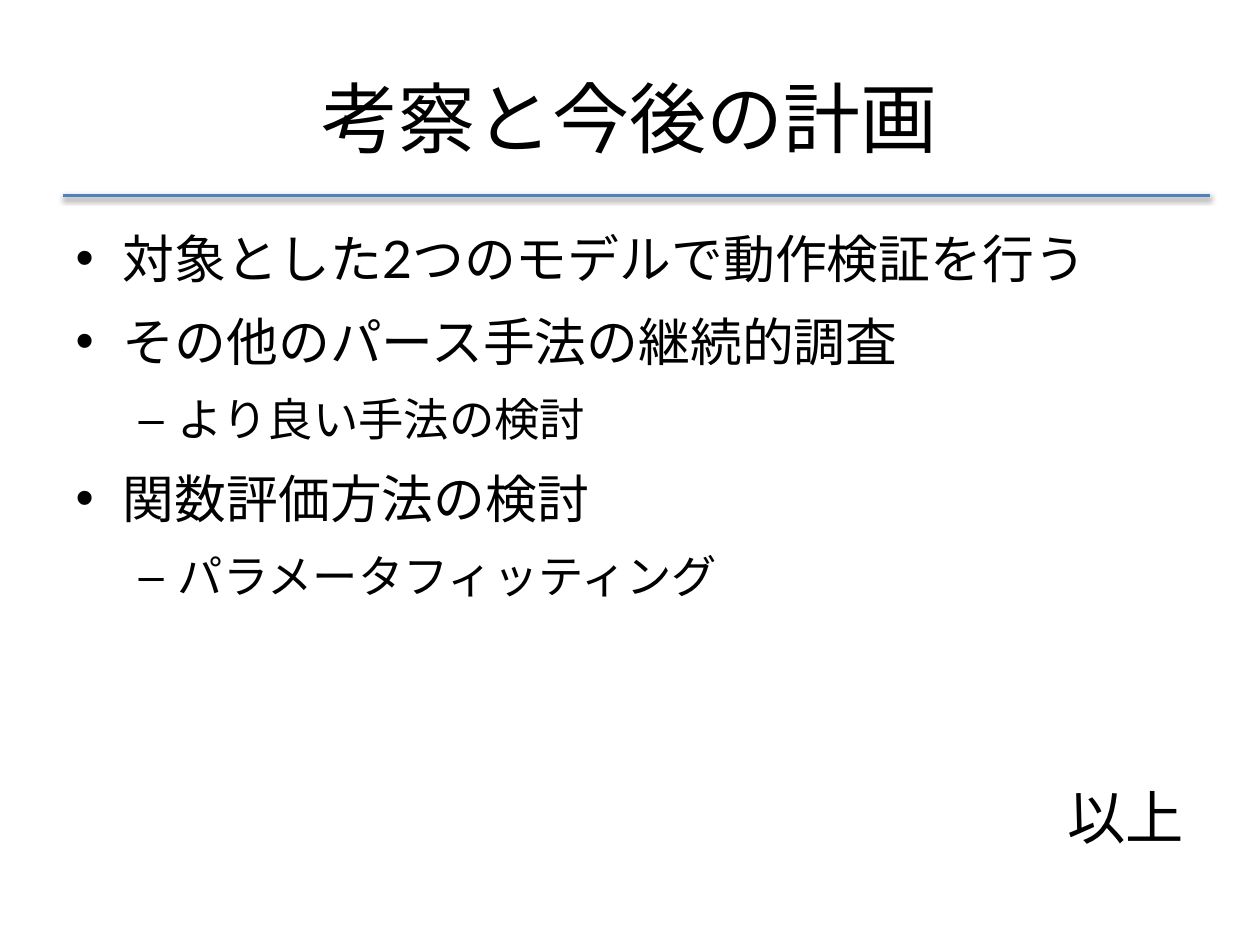
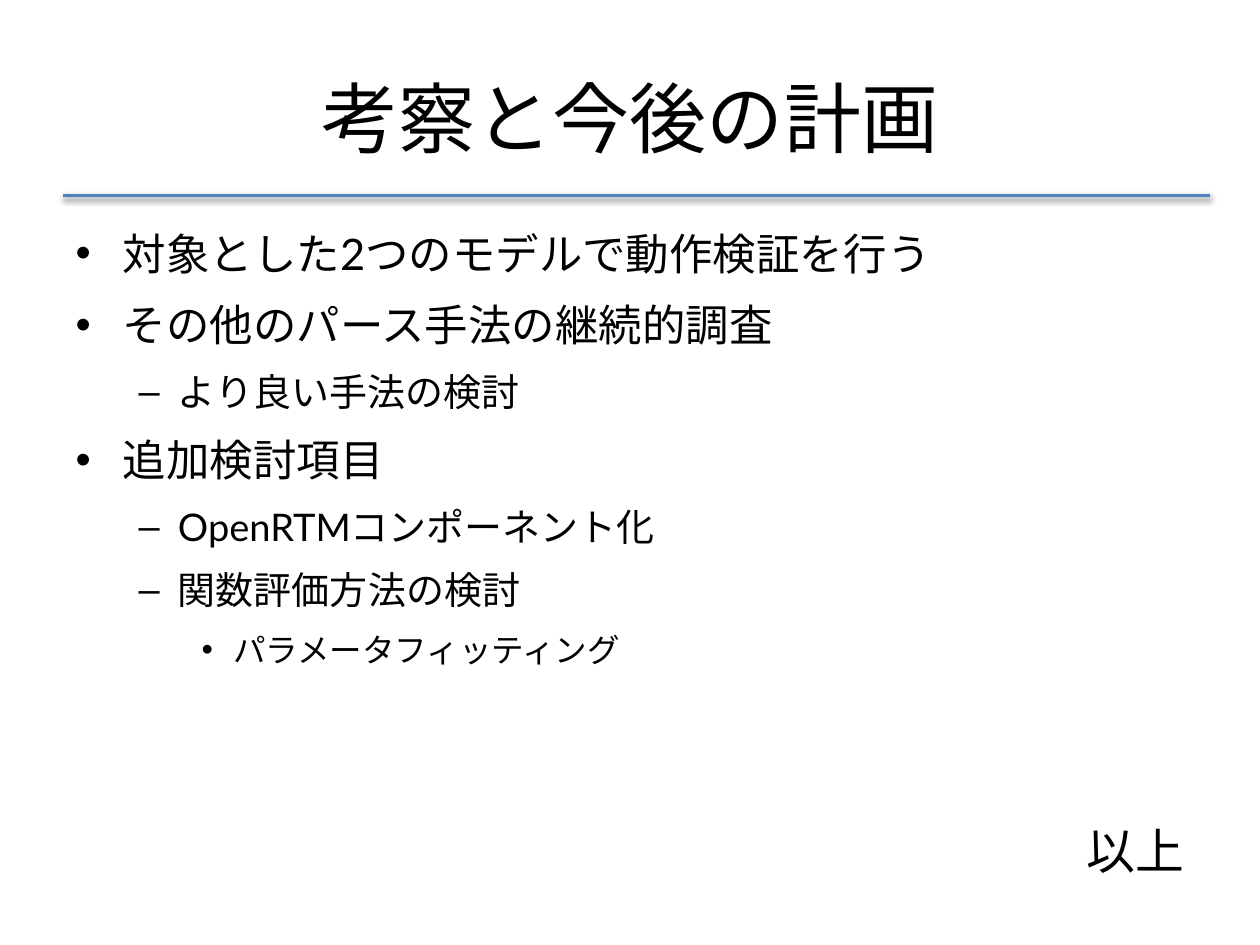
Before and after one commit to f-akazawa/akaz_uecdevelop, a slide deck: slide 19 of doc/中間発表資料.pptx. Drawn at 1260x945 pixels with LibreOffice and Linux fonts; fonts in the diff are those of the drawing. Boxes give left, top, right and bottom in pixels: in the first picture for what was removed or moved away, otherwise in the second. Text is boxed around its words. In the diff, an @@ line names an element or a change of style, - is before the commit and + after.

Commit message:
字句解析構文解析してコンテキストに修正を加えるシステムに修正 中間発表が2015年4月7日にやっと決定したので再度要旨とスライドを修正した

```diff
--- a/doc/中間発表資料.pptx
+++ b/doc/中間発表資料.pptx
@@ text at bbox=[123, 233, 931, 665]: size 29.6 to 24.8 pt in "対象とした2つのモデルで動作検証を行う", "その他のパース手法の継続的調査"; size 25.9 to 21.7 pt in "より良い手法の検討"; size 29.6 to 21.7 pt in "関数評価方法の検討"; size 25.9 to 18.6 pt in "パラメータフィッティング"; size 33.3 to 27.9 pt in "以上"; bullet • to –; list level 1 to 2 in "関数評価方法の検討"; bullet – to •; list level 2 to 3 in "パラメータフィッティング"; less space between paragraphs @@
@@ text at bbox=[123, 439, 655, 548]: paragraphs added @@
+• 追加検討項目
+  – OpenRTMコンポーネント化
```
Also in this commit, not shown: 3 other slides changed, 1 other file.
